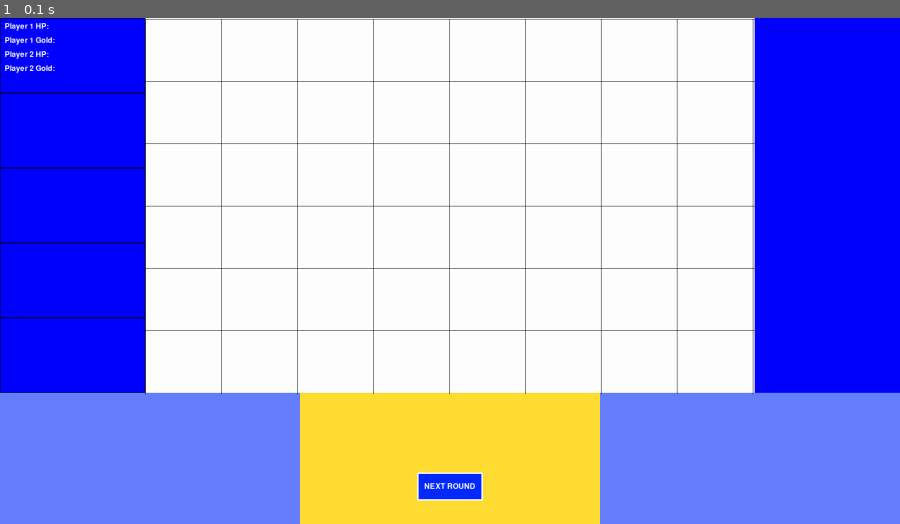
Above: before the commit, frame 1.
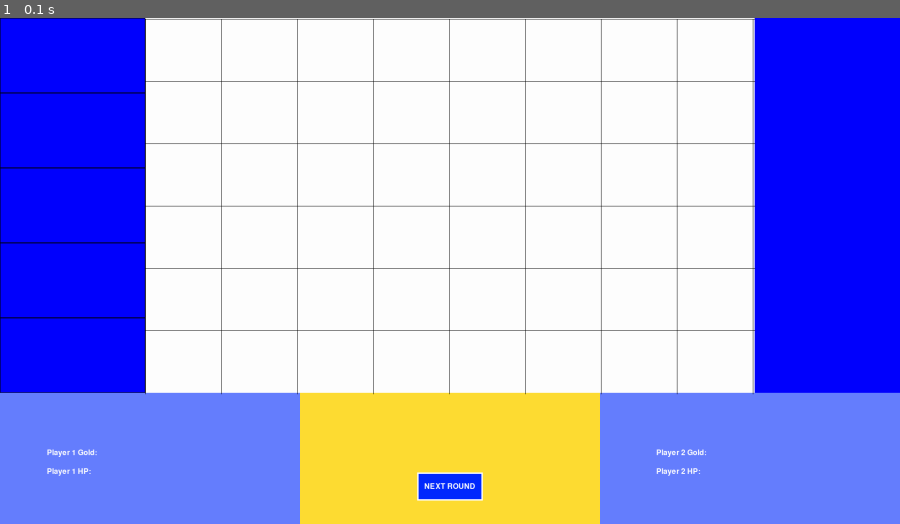
Above: after the commit, the same moment.

Repository: L-Engelhardt-Lette/SoloFightTactics
Game: pygame game, started from LudwigsTestWelt/Layout.py
Same seed, same stepped clock (60 frames per second), same inputs: the game is played once before the commit and once after it.
Inputs:
- Up to frame 1 (0.1 s): no input

The runs differ from the first frame. In frame 1, 0.3% of the frame differs, in the area x 0-79%, y 0-91%.

Commit message:
Text pos

Diff:
--- a/LudwigsTestWelt/Layout.py
+++ b/LudwigsTestWelt/Layout.py
@@ -136,10 +136,10 @@
     text_surface_block3 = text_font.render(text_block3, True, WHITE)
     text_surface_block4 = text_font.render(text_block4, True, WHITE)
 
-    text_block1_pos = (10, 10)
-    text_block2_pos = (10, 40)
-    text_block3_pos = (10, 70)
-    text_block4_pos = (10, 100)
+    text_block1_pos = (100, SCREEN_HEIGHT - 120)
+    text_block2_pos = (100, SCREEN_HEIGHT - 160)
+    text_block3_pos = (SCREEN_WIDTH - 520, SCREEN_HEIGHT - 120)
+    text_block4_pos = (SCREEN_WIDTH - 520, SCREEN_HEIGHT - 160)
 
     screen.blit(text_surface_block1, text_block1_pos)
     screen.blit(text_surface_block2, text_block2_pos)
